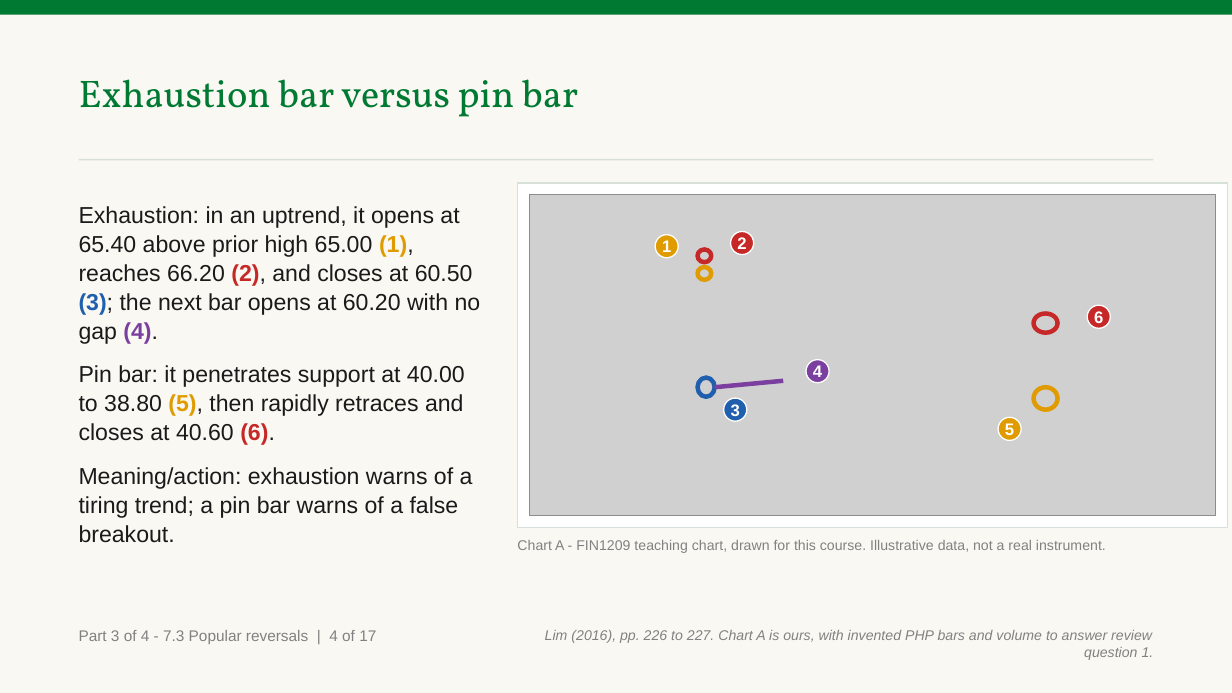
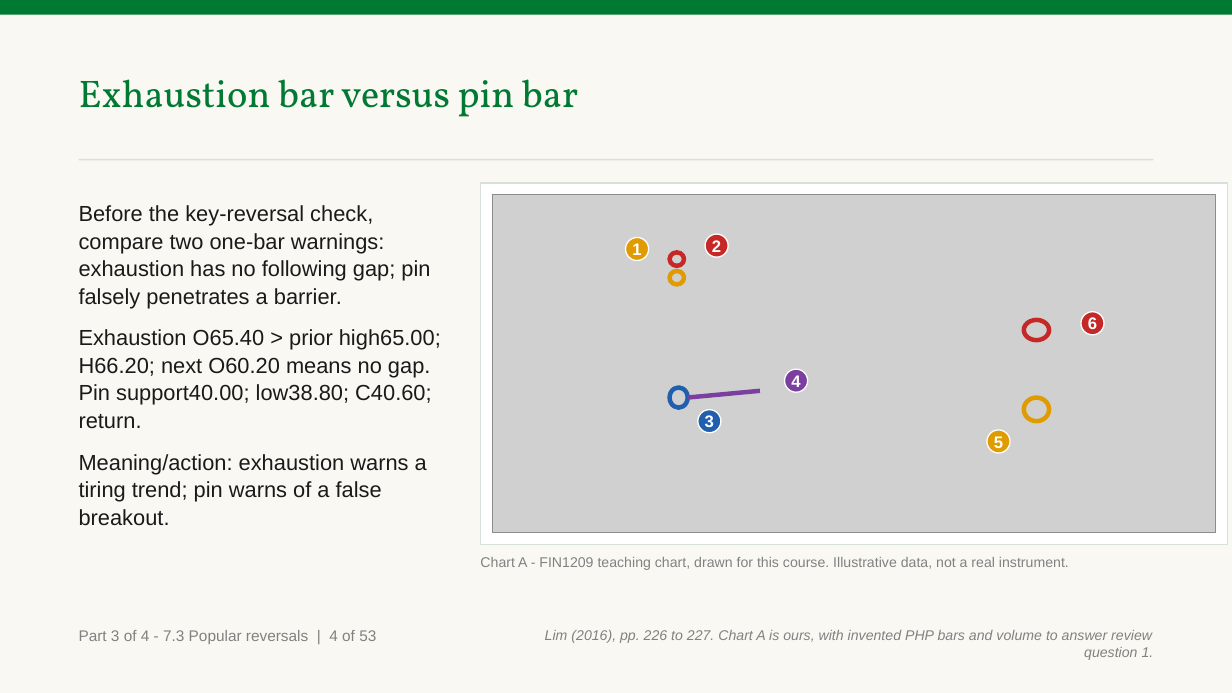
Before and after one commit to benjiesotelo-sudo/Telos_FIN1209, a slide deck: slide 23 of chapter-07/FIN1209-Chapter-07.pptx. Drawn at 1232x693 pixels with LibreOffice and Linux fonts; fonts in the diff are those of the drawing; grey boxes stand for pictures. Boxes give left, top, right and bottom in pixels: in the first picture for what was removed or moved away, otherwise in the second. Text is boxed around its words. In the diff, an @@ line names an element or a change of style, - is before the commit and + after.

```diff
--- a/chapter-07/FIN1209-Chapter-07.pptx
+++ b/chapter-07/FIN1209-Chapter-07.pptx
@@ text at (79, 205, 441, 526): text changed; size 18 to 17 pt @@
-Exhaustion: in an uptrend, it opens at 65.40 above prior high 65.00 (1), reaches 66.20 (2), and closes at 60.50 (3); the next bar opens at 60.20 with no gap (4).
-Pin bar: it penetrates support at 40.00 to 38.80 (5), then rapidly retraces and closes at 40.60 (6).
-Meaning/action: exhaustion warns of a tiring trend; a pin bar warns of a false breakout.
+Before the key-reversal check, compare two one-bar warnings: exhaustion has no following gap; pin falsely penetrates a barrier.
+Exhaustion O65.40 > prior high65.00; H66.20; next O60.20 means no gap. Pin support40.00; low38.80; C40.60; return.
+Meaning/action: exhaustion warns a tiring trend; pin warns of a false breakout.
@@ rectangle: place and size @@
-rectangle at (518, 183, 1227, 528)
+rectangle at (481, 183, 1227, 544)
@@ picture: place and size @@
-picture at (530, 195, 1215, 516)
+picture at (493, 195, 1215, 532)
@@ ellipse "1": place and size @@
-ellipse "1" at (655, 235, 678, 258)
+ellipse "1" at (626, 238, 649, 261)
@@ ellipse "2": place and size @@
-ellipse "2" at (731, 232, 754, 255)
+ellipse "2" at (705, 234, 728, 257)
@@ ellipse: place and size @@
-ellipse at (698, 250, 712, 262)
+ellipse at (670, 252, 685, 266)
@@ ellipse: place and size @@
-ellipse at (698, 267, 712, 280)
+ellipse at (670, 271, 685, 285)
@@ ellipse: place and size @@
-ellipse at (1034, 313, 1058, 333)
+ellipse at (1024, 320, 1049, 340)
@@ ellipse "6": place and size @@
-ellipse "6" at (1088, 305, 1111, 328)
+ellipse "6" at (1081, 311, 1104, 335)
@@ ellipse: place and size @@
-ellipse at (698, 378, 715, 397)
+ellipse at (670, 387, 689, 408)
@@ ellipse "4": place and size @@
-ellipse "4" at (806, 360, 829, 383)
+ellipse "4" at (785, 369, 808, 392)
@@ line moved from (714, 387) - (784, 381) to (688, 397) - (760, 391) @@
@@ ellipse "3": place and size @@
-ellipse "3" at (724, 398, 747, 421)
+ellipse "3" at (698, 409, 721, 433)
@@ ellipse: place and size @@
-ellipse at (1034, 387, 1058, 409)
+ellipse at (1024, 397, 1049, 421)
@@ ellipse "5": place and size @@
-ellipse "5" at (998, 418, 1021, 441)
+ellipse "5" at (987, 430, 1010, 453)
@@ text "Chart A - FIN1209 teaching ...": place and size @@
-text "Chart A - FIN1209 teaching ..." at (517, 540, 1106, 553)
+text "Chart A - FIN1209 teaching ..." at (480, 557, 1069, 570)
@@ text at (79, 630, 376, 644): text changed @@
-Part 3 of 4 - 7.3 Popular reversals | 4 of 17
+Part 3 of 4 - 7.3 Popular reversals | 4 of 53
```
Also in this commit, not shown: 25 other slides changed, 60 slides added, 2 slides removed, 2 other files.
